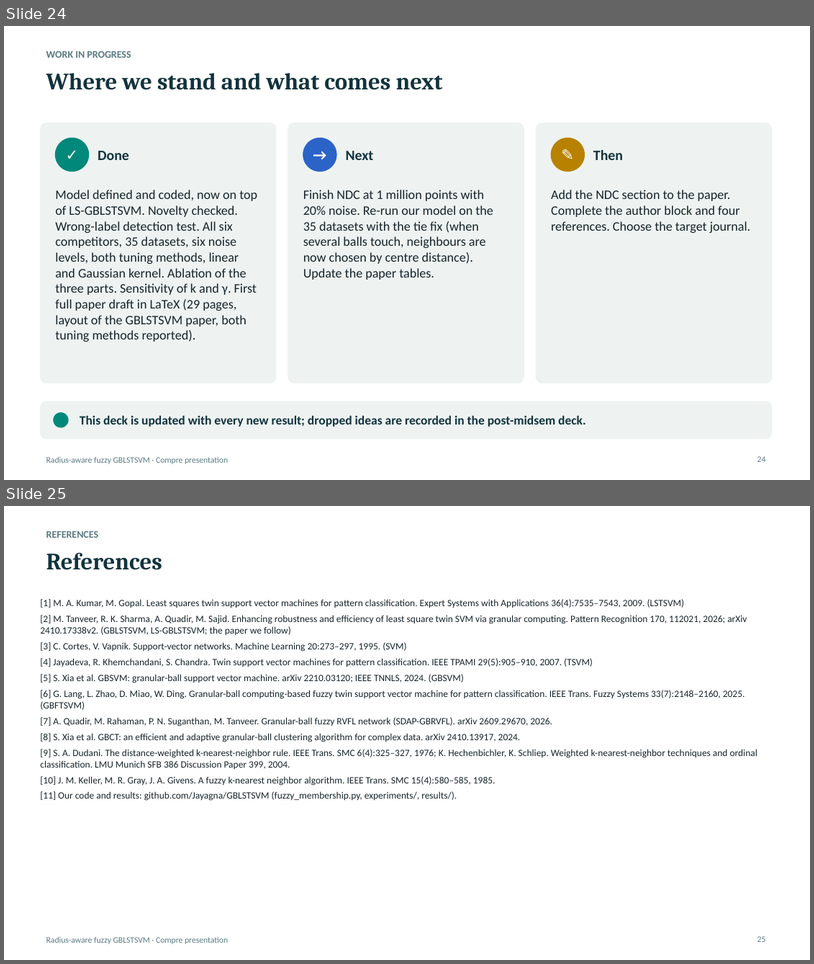
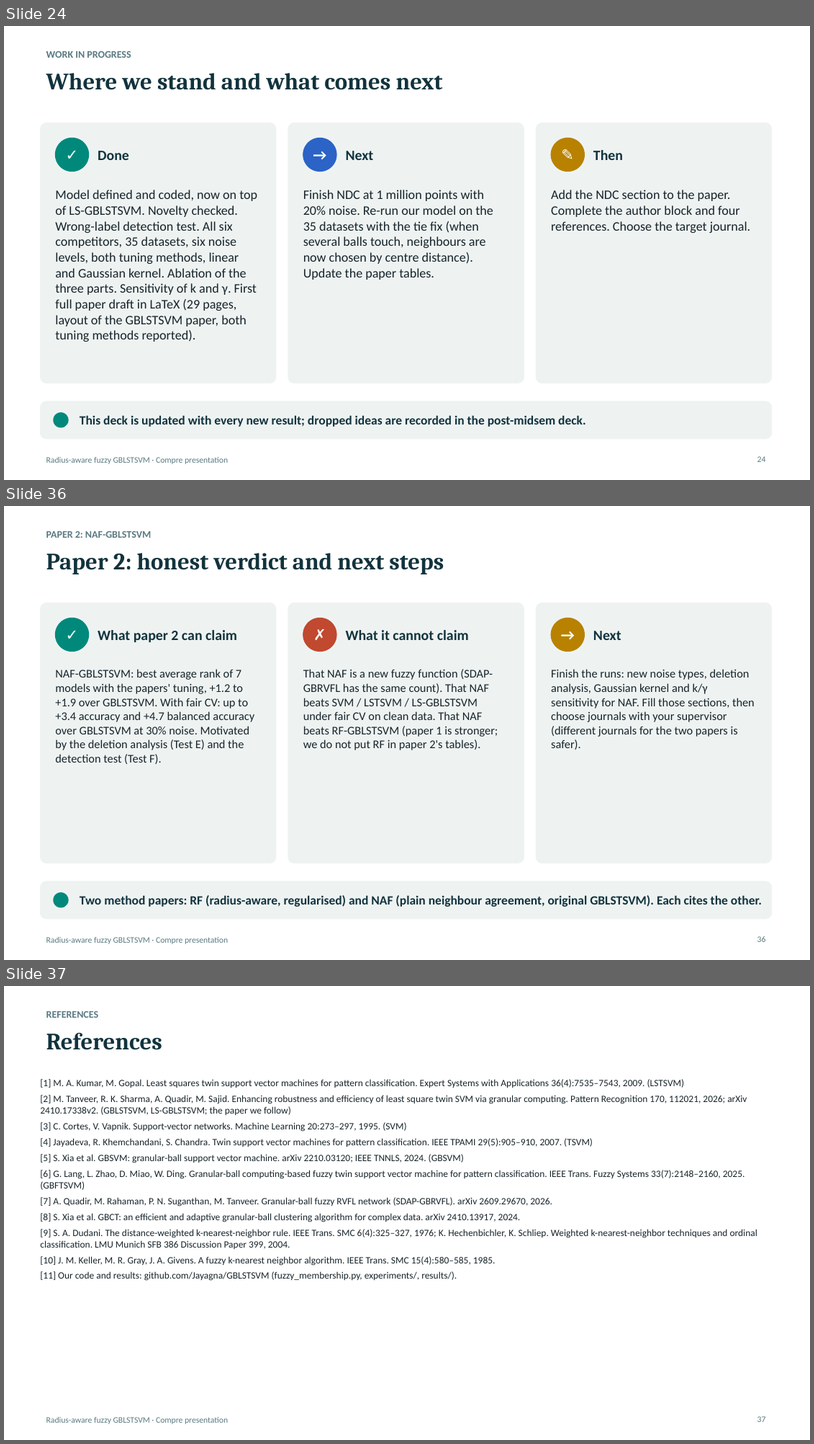
Before and after one commit to Jayagna/GBLSTSVM, a slide deck: reports/compre/compre_presentation.pptx. Shown one above the other, each under a label of ours: slides 24 and 25 before the commit, slides 24, 36 and 37 after it; the slides between them are not shown. The pictures are 814x964 and 814x1444 pixels, drawn with LibreOffice and Linux fonts; fonts in the diff are those of the drawing. Boxes give left, top, right and bottom in pixels: in the first picture for what was removed or moved away, otherwise in the second. Text is boxed around its words. In the diff, an @@ line names an element or a change of style, - is before the commit and + after.

```diff
--- a/reports/compre/compre_presentation.pptx
+++ b/reports/compre/compre_presentation.pptx
@@ slide 36 added at [4, 506, 810, 960], background #FFFFFF; not listed: 1 template element that a slide beside it also shows @@
@@ text added at [46, 531, 151, 538], 12 pt, text #5A7A82, bold @@
+PAPER 2: NAF-GBLSTSVM
@@ title added at [46, 553, 444, 574], 28 pt, text #12333D, bold @@
+Paper 2: honest verdict and next steps
@@ rounded rectangle added at [40, 602, 276, 863], fill #EEF3F2, outline #EEF3F2 0.75 pt @@
@@ rounded rectangle added at [288, 602, 525, 863], fill #EEF3F2, outline #EEF3F2 0.75 pt @@
@@ rounded rectangle added at [536, 602, 772, 863], fill #EEF3F2, outline #EEF3F2 0.75 pt @@
@@ ellipse added at [55, 618, 89, 651], fill #00897B, outline #00897B 1 pt @@
@@ text added at [55, 618, 89, 651], 18 pt, text #FFFFFF, bold @@
+✓
@@ text added at [98, 630, 237, 642], 17 pt, text #12333D, bold @@
+What paper 2 can claim
@@ ellipse added at [304, 618, 337, 651], fill #C0492F, outline #C0492F 1 pt @@
@@ text added at [304, 618, 337, 651], 18 pt, text #FFFFFF, bold @@
+✗
@@ text added at [346, 630, 469, 640], 17 pt, text #12333D, bold @@
+What it cannot claim
@@ ellipse added at [551, 618, 585, 651], fill #B88200, outline #B88200 1 pt @@
@@ text added at [551, 618, 585, 651], 18 pt, text #FFFFFF, bold @@
+→
@@ text added at [594, 631, 622, 640], 17 pt, text #12333D, bold @@
+Next
@@ text added at [55, 669, 255, 764], 14 pt, text #17242A @@
+NAF-GBLSTSVM: best average rank of 7 models with the papers' tuning, +1.2 to +1.9 over GBLSTSVM. With fair CV: up to +3.4 accuracy and +4.7 balanced accuracy over GBLSTSVM at 30% noise. Motivated by the deletion analysis (Test E) and the detection test (Test F).
@@ text added at [304, 669, 498, 750], 14 pt, text #17242A @@
+That NAF is a new fuzzy function (SDAP-GBRVFL has the same count). That NAF beats SVM / LSTSVM / LS-GBLSTSVM under fair CV on clean data. That NAF beats RF-GBLSTSVM (paper 1 is stronger; we do not put RF in paper 2's tables).
@@ text added at [551, 669, 755, 749], 14 pt, text #17242A @@
+Finish the runs: new noise types, deletion analysis, Gaussian kernel and k/γ sensitivity for NAF. Fill those sections, then choose journals with your supervisor (different journals for the two papers is safer).
@@ rounded rectangle added at [40, 881, 772, 919], fill #EEF3F2, outline #EEF3F2 0.75 pt @@
@@ ellipse added at [54, 893, 68, 907], fill #00897B, outline #00897B 1 pt @@
@@ text added at [80, 895, 762, 906], 15 pt, text #12333D, bold @@
+Two method papers: RF (radius-aware, regularised) and NAF (plain neighbour agreement, original GBLSTSVM). Each cites the other.
@@ page number added at [758, 936, 766, 942], 10 pt, text #5A7A82 @@
+36
@@ what was slide 25 is now slide 37 @@
@@ page number at [758, 1416, 766, 1422]: text changed @@
-25
+37
```
Also in this commit, not shown: 11 other slides added, 6 other files.
